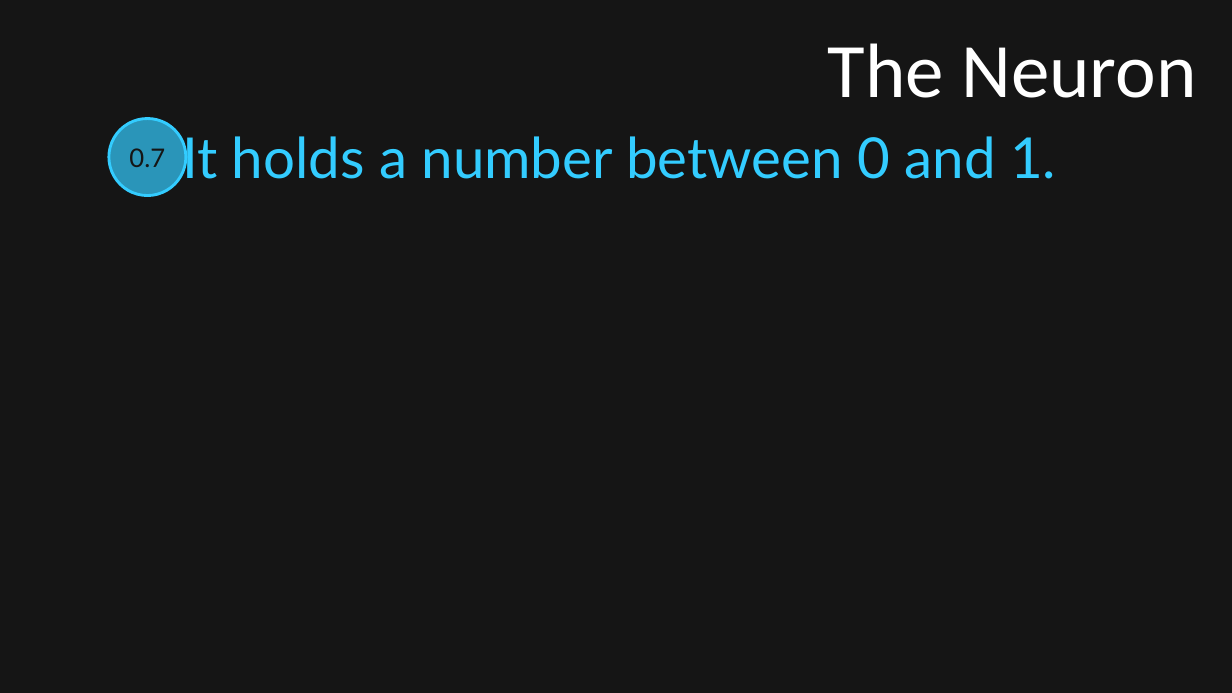
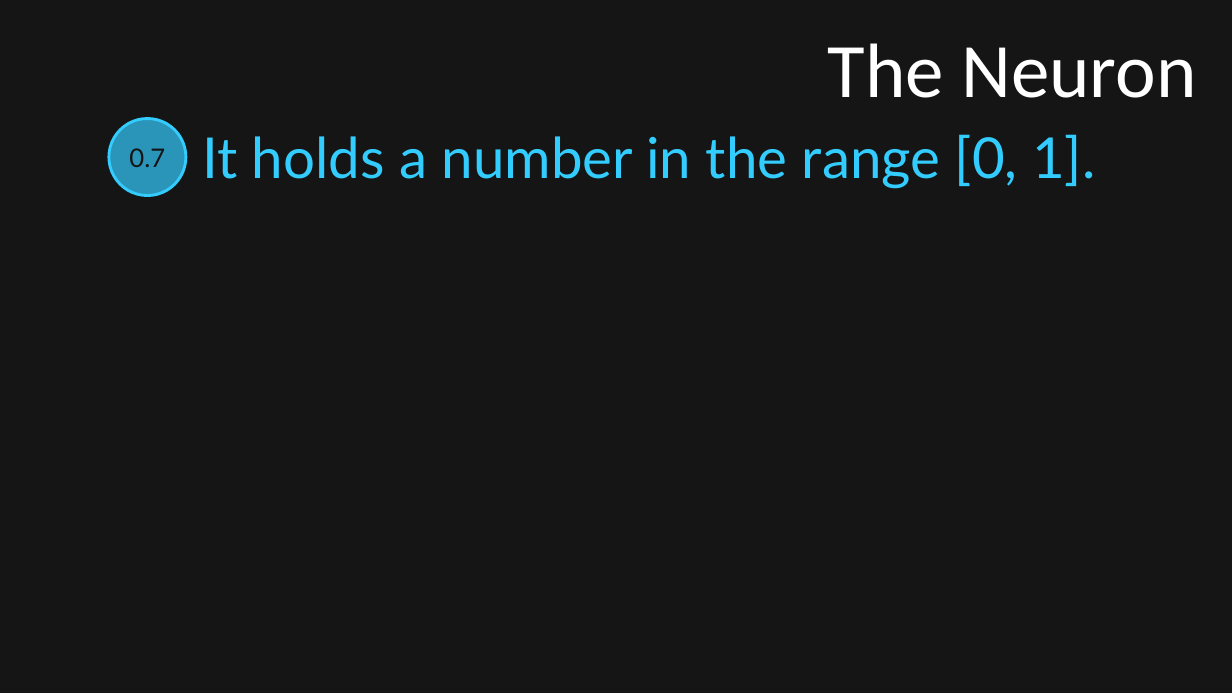
Before and after one commit to visaural/R2_B09_Chord_Identification, a slide deck: slide 5 of presentations/q2_ADV_NN/q2_adv_nn.pptx. Drawn at 1232x693 pixels with LibreOffice and Linux fonts; fonts in the diff are those of the drawing. Boxes give left, top, right and bottom in pixels: in the first picture for what was removed or moved away, otherwise in the second. Text is boxed around its words. In the diff, an @@ line names an element or a change of style, - is before the commit and + after.

```diff
--- a/presentations/q2_ADV_NN/q2_adv_nn.pptx
+++ b/presentations/q2_ADV_NN/q2_adv_nn.pptx
@@ text at (202, 134, 1095, 189): text changed @@
-It holds a number between 0 and 1.
+It holds a number in the range [0, 1].
```
Also in this commit, not shown: 1 other slide changed.
